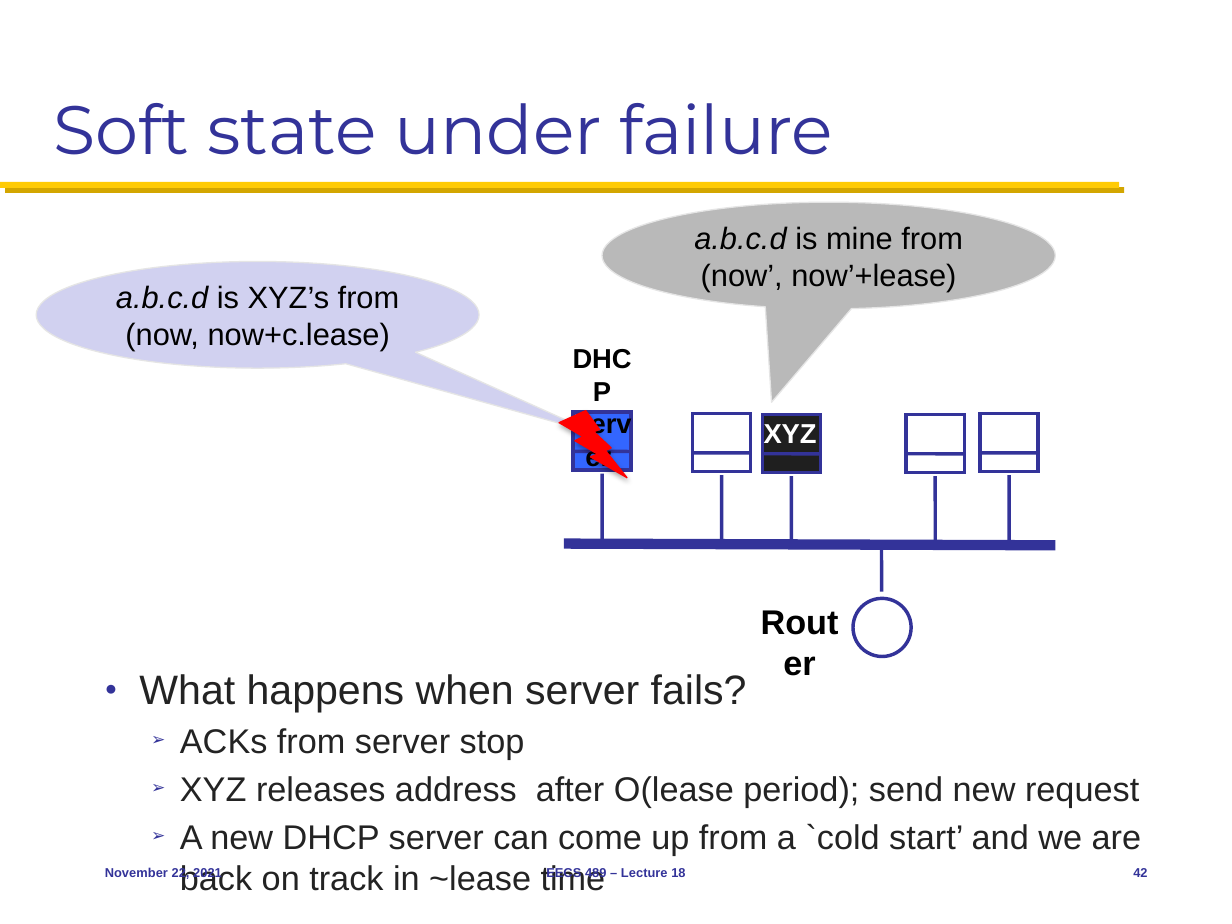
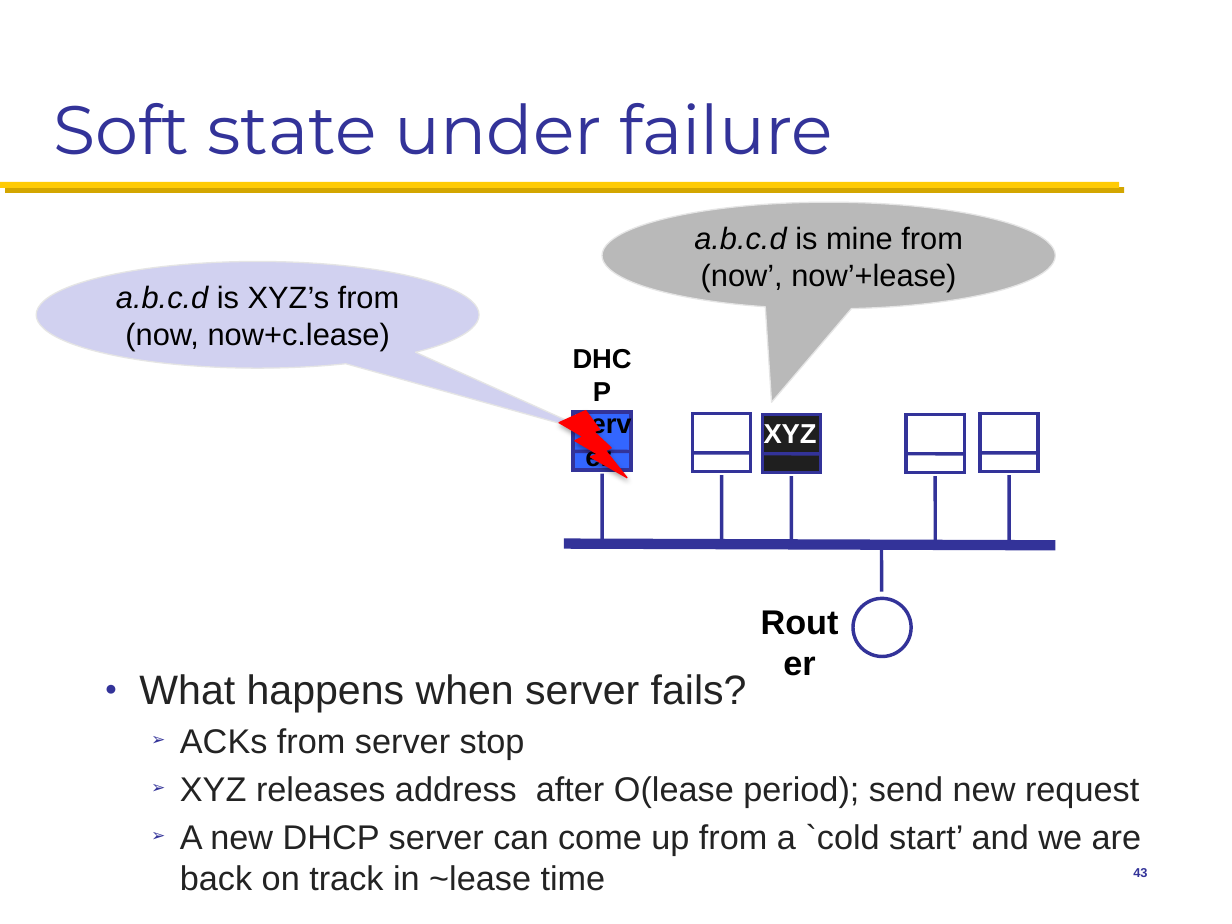
Before and after one commit to mosharaf/eecs489, a slide deck: slide 43 of Slides/112221.pptx (slide 42 before the commit). Drawn at 1232x924 pixels with LibreOffice and Linux fonts; fonts in the diff are those of the drawing. Boxes give left, top, right and bottom in pixels: in the first picture for what was removed or moved away, otherwise in the second. Text is boxed around its words. In the diff, an @@ line names an element or a change of style, - is before the commit and + after.

```diff
--- a/Slides/112221.pptx
+++ b/Slides/112221.pptx
@@ text removed at box(105, 867, 222, 880) @@
-November 22, 2021
@@ text removed at box(546, 867, 685, 880) @@
-EECS 489 – Lecture 18
```
Also in this commit, not shown: 8 other slides changed, 1 slide added.
